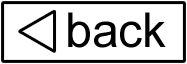
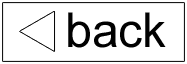
Before/after of a 187×64 layered artwork. What changed in the layer stack:
pixels changed over left=1, top=1, right=186, bottom=63 (layer not identified)
